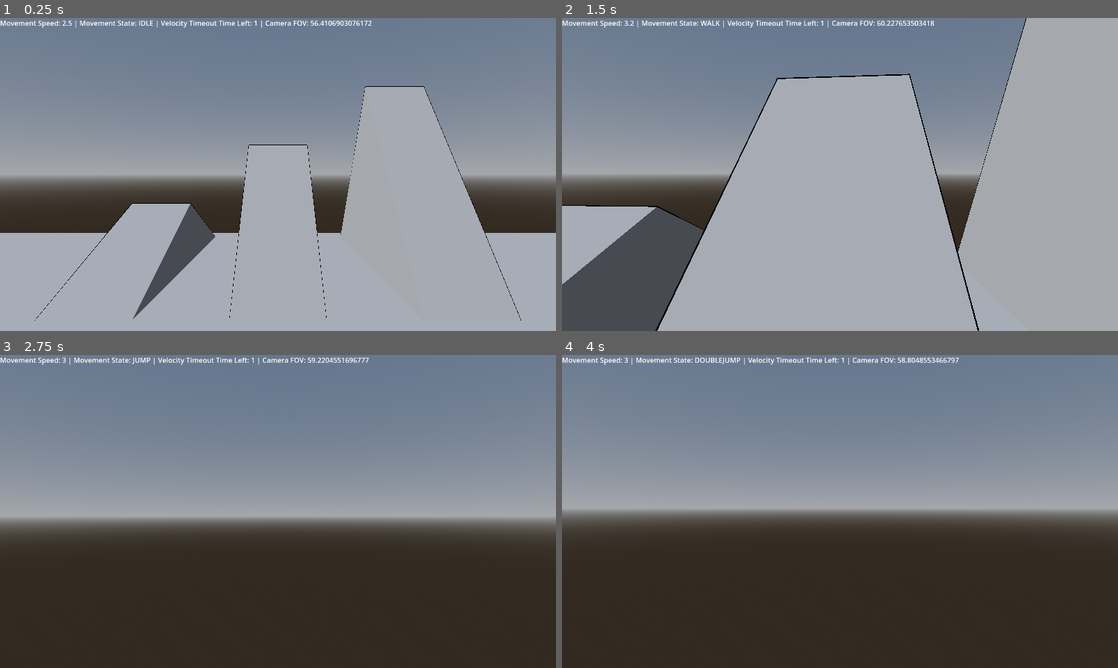
Above: before the commit, frames 1-4 (two rows, left to right).
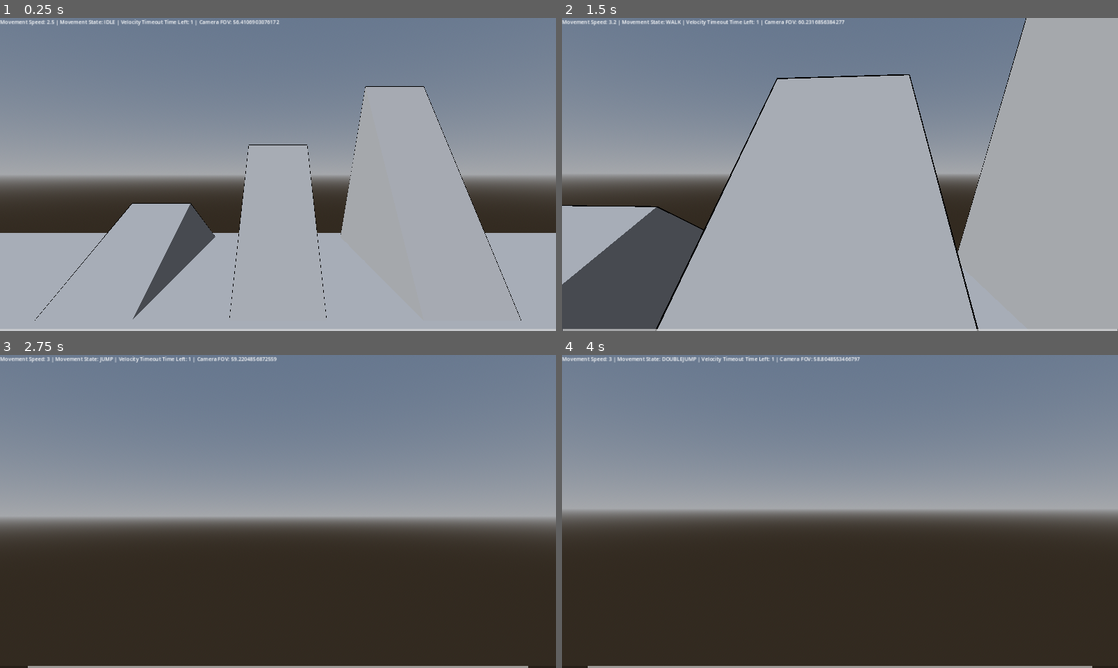
Above: after the commit, the same moments.

Repository: naxemis/multiplayer-fps
Game: Godot game, scene res://scenes/root/Root.tscn
The game is run twice, just before and just after one commit, with the same random seed, the same clock (stepped at 60 frames per second) and the same inputs.
Inputs (mouse positions are in pixels of both pictures, inside the frame that each line leads up to):
- Up to frame 1 (0.25 s): no input
- Up to frame 2 (1.5 s): move the mouse to (867, 174) at 0.52 s; hold Shift (run) 0.53-1.28 s; hold W (forward) from 0.53 s (still down); tap Ctrl (change_wall_jump_direction) at 0.77 s; tap C (slide) at 0.8, 1.35 s; move the mouse to (812, 174) at 1.27 s
- Up to frame 3 (2.75 s): keep holding W (forward); tap Ctrl (change_wall_jump_direction) at 1.52 s; tap Space (jump) at 1.55, 2.1 s; move the mouse to (289, 505) at 2.02 s; hold Shift (run) from 2.03 s (still down)
- Up to frame 4 (4 s): keep holding W (forward); move the mouse to (834, 517) at 2.77 s; release Shift (run) at 2.78 s; tap Middle mouse button (free_look) at 2.85 s; tap Ctrl (change_wall_jump_direction) at 3.02, 3.77 s; tap C (slide) at 3.05 s; move the mouse to (878, 514) at 3.52 s; hold Shift (run) from 3.53 s (still down); tap Space (jump) at 3.8 s

The runs differ from the first frame. In frame 1, 1.4% of the frame differs, in the area x 0-100%, y 0-100%; in frame 2, 1.7%; in frame 3, 1.3%; in frame 4, 1.4%.

Commit message:
feat(player): stamina mechanic

Diff:
--- a/project.godot
+++ b/project.godot
@@ -19,7 +19,9 @@
 
 window/size/viewport_width=1280
 window/size/viewport_height=720
-window/size/mode=2
+window/size/mode=3
+window/stretch/mode="canvas_items"
+window/stretch/aspect="ignore"
 
 [input]
 
--- a/scenes/game/player/Player.gd
+++ b/scenes/game/player/Player.gd
@@ -97,16 +97,16 @@
 	return ((Input.is_action_pressed("crouch") and is_on_floor()) and !unslide_ray_cast_colliding) or uncrouch_ray_cast_colliding
 
 func get_slide_state() -> bool:
-	return Input.is_action_pressed("slide") and is_on_floor() and movement_directions.z < 0 and !velocity_timeout
+	return Input.is_action_pressed("slide") and is_on_floor() and movement_directions.z < 0 and !velocity_timeout and stamina > 0
 
 func get_jump_state() -> bool:
-	return Input.is_action_just_pressed("jump") and is_on_floor() and movement_state != MovementStates.CROUCH
+	return Input.is_action_just_pressed("jump") and is_on_floor() and movement_state != MovementStates.CROUCH and stamina - jump_stamina_drain > 0
 
 func get_double_jump_state() -> bool:
-	return Input.is_action_just_pressed("jump") and !is_on_floor() and can_double_jump and !get_walk_state()
+	return Input.is_action_just_pressed("jump") and !is_on_floor() and can_double_jump and !get_walk_state() and stamina - double_jump_stamina_drain > 0
 
 func get_wall_jump_state() -> bool:
-	return Input.is_action_just_pressed("jump") and is_on_wall_only() and (movement_directions.z != 0 or movement_directions.x != 0)
+	return Input.is_action_just_pressed("jump") and is_on_wall_only() and (movement_directions.z != 0 or movement_directions.x != 0) and stamina - wall_jump_stamina_drain >= 0
 
 func change_movement_state(new_movement_state) -> void:
 	movement_state = new_movement_state
@@ -119,7 +119,10 @@
 	elif get_double_jump_state():
 		change_movement_state(MovementStates.DOUBLEJUMP)
 	elif get_slide_state():
-		change_movement_state(MovementStates.SLIDE)
+		if stamina > stamina_safe_zone: # player can only slide if stamina is greater than it's safe zone
+			change_movement_state(MovementStates.SLIDE)
+		else: # but if player is already sliding when stamina is under it's safe zone, then don't change his movement_state
+			movement_state = movement_state
 	elif get_run_state():
 		change_movement_state(MovementStates.RUN)
 	elif get_crouch_state():
@@ -200,7 +203,7 @@
 @export var slide_buff_multiplier: float = 0.15 # multiplies (after adding slope_interference) slide buff from floor_speed
 @export var slope_interference_factor: float = 0.85 # how much slope interference will actually work on calculating slide buff
 
-@export var slide_run_decrease: float = 0.1 # decrease when switching to running
+@export var slide_run_decrease: float = 0.05 # decrease when switching to running
 @export var slide_walk_decrease: float = 2.5 # decrease when switching to walking
 @export var slide_crouch_decrease: float = 4.0 # decrease when switching to crouching
 
@@ -253,6 +256,49 @@
 	movement_speed = lerpf(movement_speed, speed_before_inertia, speed_inertia * delta) # movement speed after adding inertia
 #endregion
 
+#region Stamina
+var stamina: float = 100
+@export var max_stamina: float = 100
+
+@export var idle_stamina_recovery: float = 20
+@export var crouch_stamina_recovery: float = 15
+@export var walk_stamina_recovery: float = 12.5
+@export var run_stamina_recovery: float = 10
+
+@export var slide_stamina_drain: float = 15
+
+@export var jump_stamina_drain: float = 10
+@export var double_jump_stamina_drain: float = 7.5
+@export var wall_jump_stamina_drain: float = 2.5
+
+@export var stamina_safe_zone: float = 15
+func one_time_stamina_drain(value_of_stamina_drain: float) -> void:
+	stamina -= value_of_stamina_drain
+
+func calculate_stamina(delta) -> void:
+	stamina = clampf(stamina, 0.0, max_stamina)
+
+	match movement_state:
+		MovementStates.IDLE:
+			stamina += idle_stamina_recovery * delta
+		MovementStates.CROUCH:
+			stamina += crouch_stamina_recovery * delta
+		MovementStates.WALK:
+			stamina += walk_stamina_recovery * delta
+		MovementStates.RUN:
+			stamina += run_stamina_recovery * delta
+		MovementStates.SLIDE:
+			stamina -= slide_stamina_drain * delta
+
+	if stamina <= stamina_safe_zone:
+		%StaminaBar.tint_progress = Color(188, 0, 0)
+	else:
+		%StaminaBar.tint_progress = Color(255, 255, 255)
+
+	%StaminaBar.value = stamina
+	%StaminaBar.max_value = max_stamina
+#endregion
+
 #region Movement Directions
 # in what direction player is trying to move
 var movement_directions: Vector3
@@ -277,6 +323,8 @@
 func jump() -> void:
 	if get_jump_state():
 		movement_directions.y += jump_velocity
+
+		one_time_stamina_drain(jump_stamina_drain)
 
 @export_category("Double Jumping")
 @export var double_jump_multiplier: float = 0.7
@@ -295,6 +343,8 @@
 		can_double_jump = false
 		double_jumping = true
 
+		one_time_stamina_drain(double_jump_stamina_drain)
+
 		reset_wall_jumping_directions()
 #endregion
 
@@ -324,6 +374,8 @@
 		else: # player want to jump in same direction he jumped from
 			wall_jump_direction = -get_wall_normal().direction_to(-transform.basis.z * -movement_directions)
 
+		one_time_stamina_drain(wall_jump_stamina_drain)
+
 	if is_on_floor():
 		reset_wall_jumping_directions()
 #endregion
@@ -365,6 +417,8 @@
 
 	calculate_movement_speed(delta)
 
+	calculate_stamina(delta)
+
 	get_movement_directions()
 
 	gravity(delta)
--- a/scenes/game/player/Player.tscn
+++ b/scenes/game/player/Player.tscn
@@ -335,6 +335,26 @@
 "nodes/State Blend/position" = Vector2(60, 160)
 node_connections = [&"State Blend", 0, &"Standing", &"State Blend", 1, &"One-Third Lower", &"output", 0, &"State Blend"]
 
+[sub_resource type="Gradient" id="Gradient_s4ll6"]
+interpolation_mode = 1
+offsets = PackedFloat32Array(0)
+colors = PackedColorArray(0, 0, 0, 0.235294)
+
+[sub_resource type="GradientTexture2D" id="GradientTexture2D_k1exq"]
+gradient = SubResource("Gradient_s4ll6")
+width = 1280
+height = 5
+
+[sub_resource type="Gradient" id="Gradient_qph30"]
+interpolation_mode = 1
+offsets = PackedFloat32Array(0)
+colors = PackedColorArray(1, 1, 1, 0.54902)
+
+[sub_resource type="GradientTexture2D" id="GradientTexture2D_vrsjq"]
+gradient = SubResource("Gradient_qph30")
+width = 1280
+height = 5
+
 [node name="Player" type="CharacterBody3D"]
 collision_layer = 2
 floor_max_angle = 1.39626
@@ -373,6 +393,7 @@
 unique_name_in_owner = true
 offset_right = 40.0
 offset_bottom = 23.0
+theme_override_font_sizes/font_size = 12
 
 [node name="CrouchRayCast" type="RayCast3D" parent="."]
 transform = Transform3D(1, 0, 0, 0, -1, -8.74228e-08, 0, 8.74228e-08, -1, 0, 1.2, 0)
@@ -381,3 +402,14 @@
 [node name="SlideRayCast" type="RayCast3D" parent="."]
 transform = Transform3D(1, 0, 0, 0, -1, 8.74228e-08, 0, -8.74228e-08, -1, 0, 0.6, 0)
 target_position = Vector3(0, -0.6, 0)
+
+[node name="StaminaBar" type="TextureProgressBar" parent="."]
+unique_name_in_owner = true
+offset_top = 715.0
+offset_right = 1280.0
+offset_bottom = 720.0
+step = 0.1
+value = 100.0
+fill_mode = 6
+texture_under = SubResource("GradientTexture2D_k1exq")
+texture_progress = SubResource("GradientTexture2D_vrsjq")
Not shown: 1 places in scenes/game/player/Player.tscn that only renumber resources
